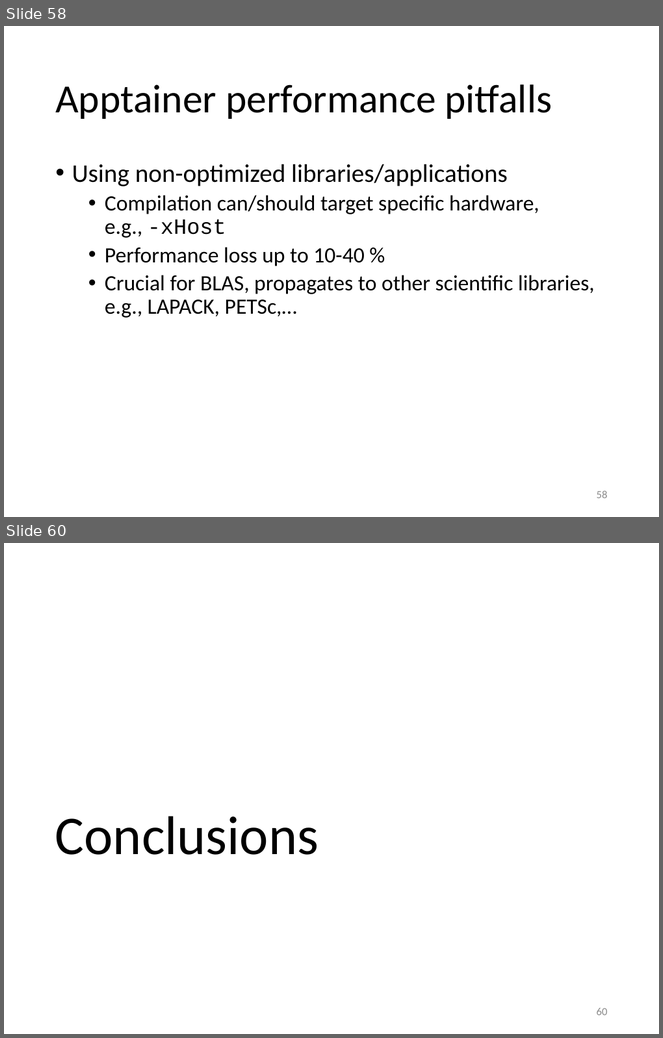
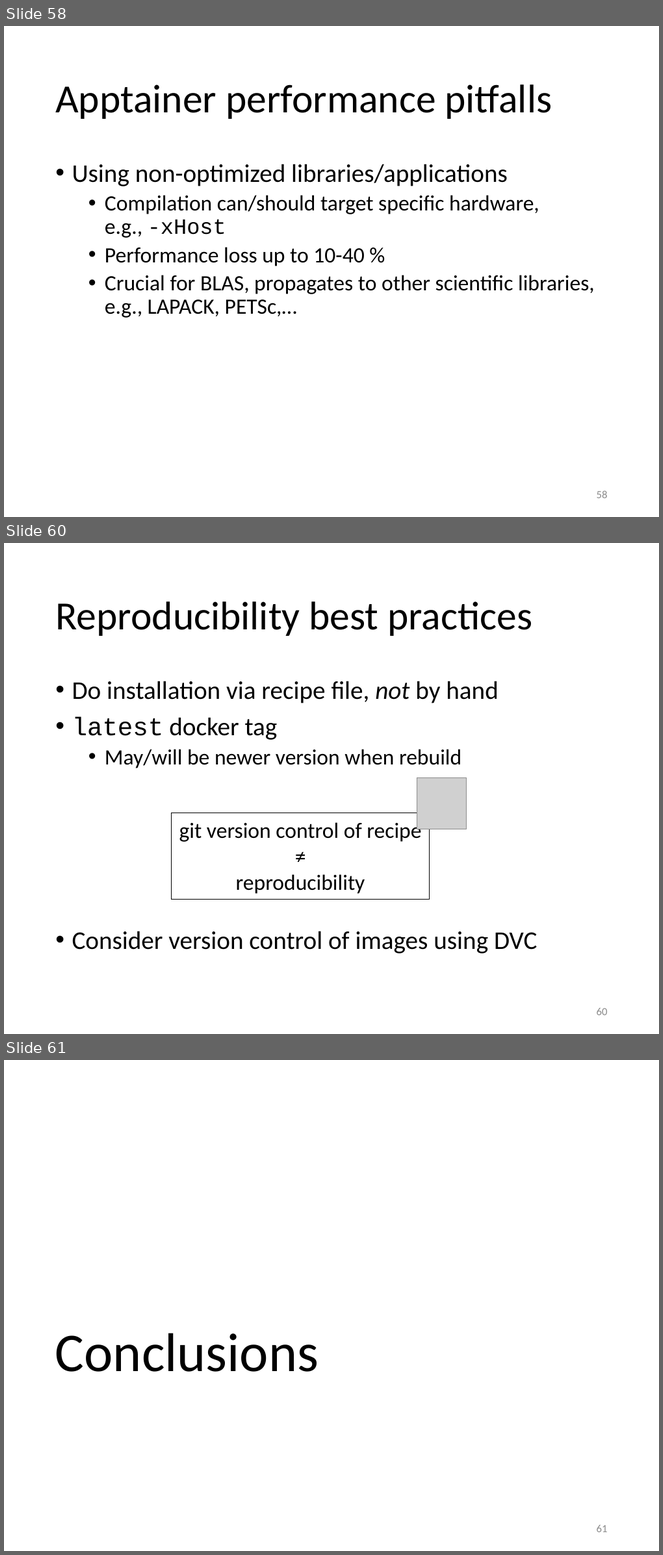
Before and after one commit to gjbex/Containers-for-HPC, a slide deck: containers_for_hpc.pptx. Shown one above the other, each under a label of ours: slides 58 and 60 before the commit, slides 58, 60 and 61 after it; the slides between them are not shown. The pictures are 663x1038 and 663x1555 pixels, drawn with LibreOffice and Linux fonts; fonts in the diff are those of the drawing; grey boxes stand for pictures. Boxes give left, top, right and bottom in pixels: in the first picture for what was removed or moved away, otherwise in the second. Text is boxed around its words. In the diff, an @@ line names an element or a change of style, - is before the commit and + after.

Commit message:
Add slide on reproducibility best practices

```diff
--- a/containers_for_hpc.pptx
+++ b/containers_for_hpc.pptx
@@ slide 60 added at [4, 543, 659, 1034], background #FFFFFF @@
@@ title added at [55, 601, 532, 636], 44 pt, text #000000 @@
+Reproducibility best practices
@@ text added at [72, 681, 537, 954], 28 pt, text #000000 @@
+• Do installation via recipe file, not by hand
+• latest docker tag
+  • May/will be newer version when rebuild
+• Consider version control of images using DVC
@@ picture added at [417, 778, 467, 829] @@
@@ rectangle added at [172, 813, 430, 899], fill #FFFFFF, outline #000000 0.75 pt, 24 pt, text #000000 @@
+git version control of recipe
+≠
+reproducibility
@@ page number added at [597, 1008, 608, 1016], 12 pt, text #8C8C8C @@
+60
@@ what was slide 60 is now slide 61 @@
@@ page number at [597, 1525, 608, 1533]: text changed @@
-60
+61
```
Also in this commit, not shown: 1 slide changed.
